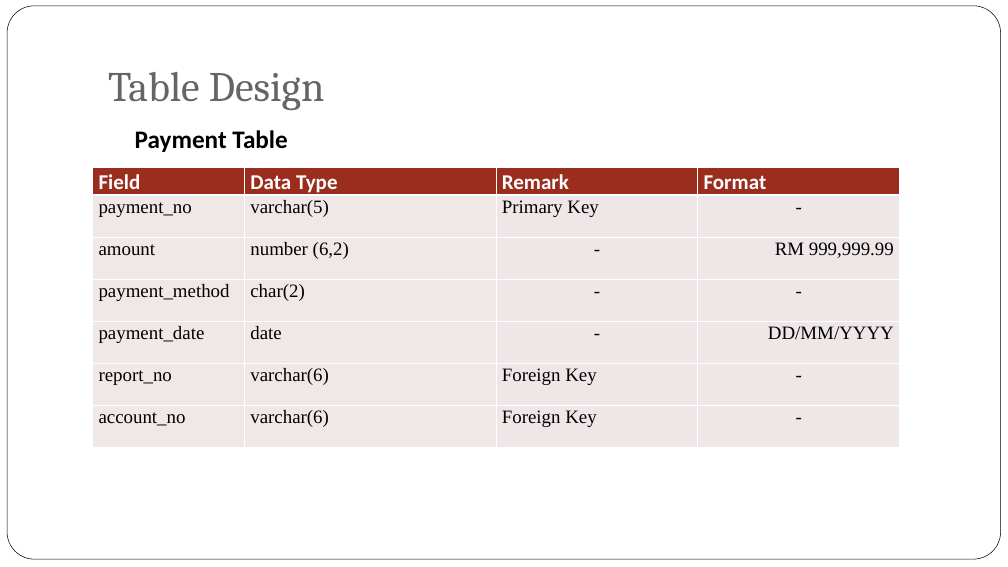
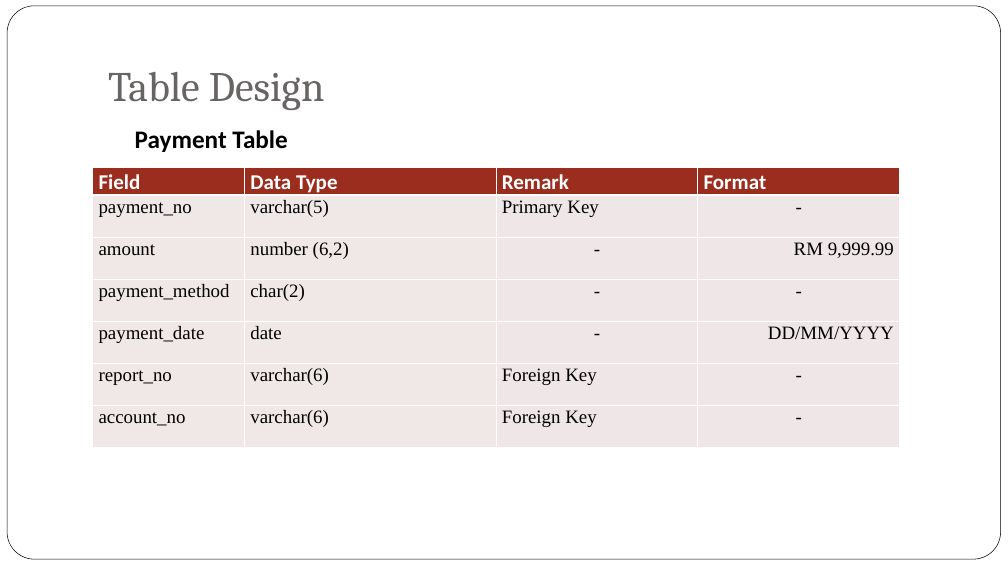
Before and after one commit to jyu1129/Library-System-IS-assignment, a slide deck: slide 15 of Week 11/Week 11 - Data Definitions.pptx. Drawn at 1008x567 pixels with LibreOffice and Linux fonts; fonts in the diff are those of the drawing; background and template pictures are left out. Boxes give left, top, right and bottom in pixels: in the first picture for what was removed or moved away, otherwise in the second. Text is boxed around its words. In the diff, an @@ line names an element or a change of style, - is before the commit and + after.

```diff
--- a/Week 11/Week 11 - Data Definitions.pptx
+++ b/Week 11/Week 11 - Data Definitions.pptx
@@ table at (93, 167, 901, 445) @@
-row 3, column 4: RM 999,999.99
+row 3, column 4: RM 9,999.99
```
Also in this commit, not shown: 1 other slide changed, 1 other file.
